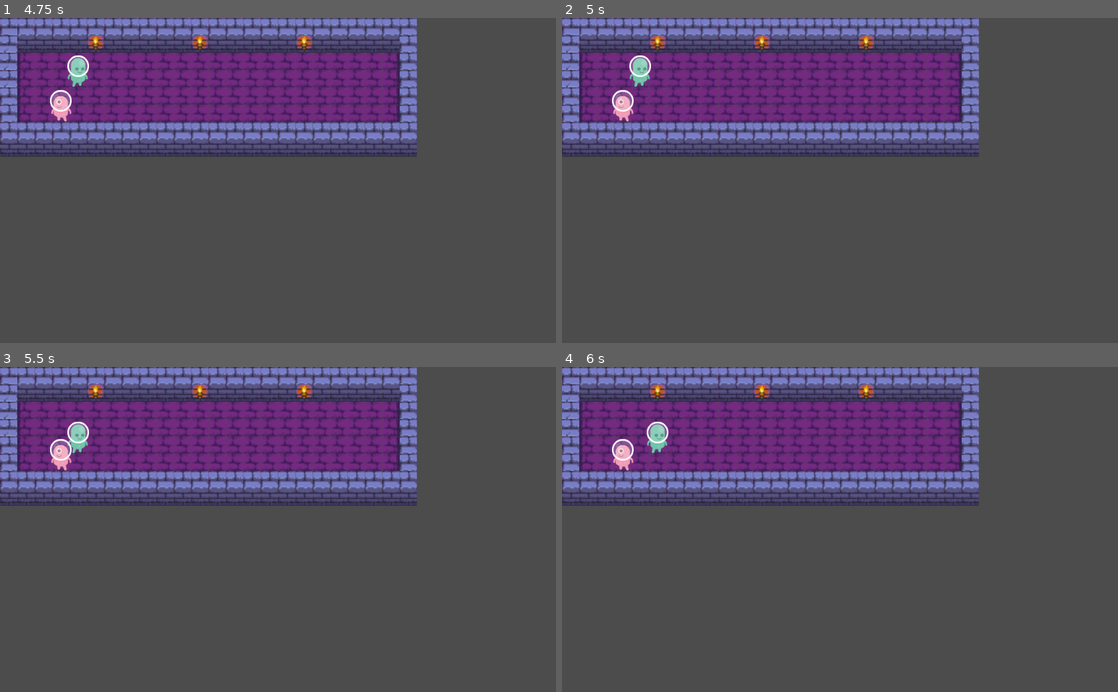
Above: before the commit, frames 1-4 (two rows, left to right).
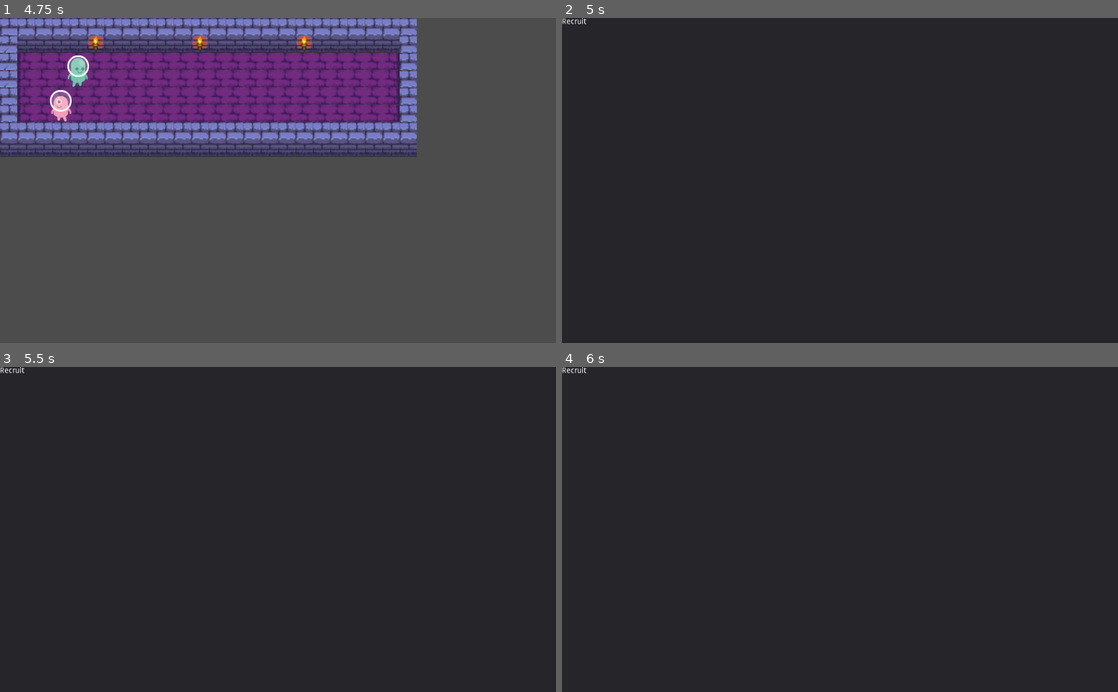
Above: after the commit, the same moments.

Repository: Shoes01/souls-1
Game: Godot game, scene res://Main.tscn
The game is run twice, just before and just after one commit, with the same random seed, the same clock (stepped at 60 frames per second) and the same inputs.
Inputs:
- Up to frame 1 (4.75 s): tap Enter at 0.5, 2, 3.5 s; hold Right (ui_right) 0.53-1.28 s; tap Space at 1.25, 2.75, 4.25 s; hold Down (ui_down) 1.28-2.03 s; hold Right (ui_right) 2.03-2.78 s; hold Up (ui_up) 2.78-3.53 s; hold Left (ui_left) from 3.53 s (still down); tap Escape (ui_cancel) at 4.15 s
- Up to frame 2 (5 s): keep holding Left (ui_left); tap C (custom_character_menu_open, bound only after the commit) at 4.9 s
- Up to frame 3 (5.5 s): release Left (ui_left) at 5.03 s; hold Down (ui_down) from 5.03 s (still down)
- Up to frame 4 (6 s): release Down (ui_down) at 5.78 s; hold Right (ui_right) from 5.78 s (still down)

Frame 1 is identical in both runs. In frame 2, 100% of the frame differs, in the area x 0-100%, y 0-100%; in frame 3, 100%; in frame 4, 100%.

Commit message:
Implement a crude Character Screen
This can be populated with any relevant information.

Diff:
--- /dev/null
+++ b/Main.gd
@@ -0,0 +1,5 @@
+extends Node
+
+
+func _ready() -> void:
+	$Gameboard.connect("open_character_menu", $UI, "_on_open_character_menu")
--- a/Main.tscn
+++ b/Main.tscn
@@ -1,11 +1,21 @@
-[gd_scene load_steps=3 format=2]
+[gd_scene load_steps=6 format=2]
 
+[ext_resource path="res://Main.gd" type="Script" id=1]
 [ext_resource path="res://Map.tscn" type="PackedScene" id=2]
 [ext_resource path="res://board/Gameboard.gd" type="Script" id=3]
+[ext_resource path="res://ui/UI.gd" type="Script" id=4]
+[ext_resource path="res://ui/CharacterMenu.tscn" type="PackedScene" id=5]
 
 [node name="Main" type="Node"]
+script = ExtResource( 1 )
 
 [node name="Gameboard" type="YSort" parent="."]
 script = ExtResource( 3 )
 
 [node name="Map" parent="Gameboard" instance=ExtResource( 2 )]
+
+[node name="UI" type="Node" parent="."]
+script = ExtResource( 4 )
+
+[node name="CharacterMenu" parent="UI" instance=ExtResource( 5 )]
+visible = false
--- a/actor/Actor.gd
+++ b/actor/Actor.gd
@@ -1,5 +1,9 @@
 class_name Actor
 extends Node2D
+
+
+onready var job = $Job
+onready var soul = $Soul
 
 
 func die() -> void:
@@ -12,6 +16,7 @@
 		$Job._make("recruit")
 		$Soul.set_soul([[6, 3, 10], [6, 3, 10]])
 		$Sprite.set_flip_h(true)
+		add_to_group("npcs")
 	if value == "pc":
 		$Job._make("recruit")
 		$Soul.set_soul([[10, 5, 1], [10, 5, 1]])
--- a/board/Gameboard.gd
+++ b/board/Gameboard.gd
@@ -1,6 +1,8 @@
 class_name GameBoard
 extends Node
 
+
+signal open_character_menu(actor)
 
 export var combat_engine: Resource = preload("res://CombatEngine.tres")
 export var grid: Resource = preload("res://board/Grid.tres")
@@ -20,19 +22,27 @@
 	add_child(npc)
 	npc.make("npc")
 	npc.position = grid.calculate_map_position(Vector2(3, 5))
-	npc.add_to_group("npcs")
-
 
 
 func _unhandled_input(event: InputEvent) -> void:
+	# This can probably be streamlined, but eh.
 	if event.is_action_pressed("ui_right"):
 		_move_player_character(Vector2.RIGHT)
+		get_tree().set_input_as_handled()
 	elif event.is_action_pressed("ui_up"):
 		_move_player_character(Vector2.UP)
+		get_tree().set_input_as_handled()
 	elif event.is_action_pressed("ui_left"):
 		_move_player_character(Vector2.LEFT)
+		get_tree().set_input_as_handled()
 	elif event.is_action_pressed("ui_down"):
 		_move_player_character(Vector2.DOWN)
+		get_tree().set_input_as_handled()
+
+	if event.is_action_pressed("custom_character_menu_open"):
+		# open the character menu, probably via signal.
+		emit_signal("open_character_menu", player_character)
+		get_tree().set_input_as_handled()
 
 
 func _move_player_character(direction: Vector2) -> void:
--- a/project.godot
+++ b/project.godot
@@ -58,6 +58,14 @@
 
 Global="*res://Global.gd"
 
+[input]
+
+custom_character_menu_open={
+"deadzone": 0.5,
+"events": [ Object(InputEventKey,"resource_local_to_scene":false,"resource_name":"","device":0,"alt":false,"shift":false,"control":false,"meta":false,"command":false,"pressed":false,"scancode":67,"physical_scancode":0,"unicode":0,"echo":false,"script":null)
+ ]
+}
+
 [physics]
 
 common/enable_pause_aware_picking=true
--- /dev/null
+++ b/ui/CharacterMenu.gd
@@ -0,0 +1,18 @@
+extends Control
+
+
+onready var body = $Panel/RichTextLabel
+
+
+func open_menu(actor: Actor) -> void:
+	var text : String
+
+	text = actor.job.get_name()
+
+	body.set_text(text)
+
+	set_visible(true)
+
+
+func close_menu() -> void:
+	set_visible(false)
--- /dev/null
+++ b/ui/CharacterMenu.tscn
@@ -0,0 +1,16 @@
+[gd_scene load_steps=2 format=2]
+
+[ext_resource path="res://ui/CharacterMenu.gd" type="Script" id=1]
+
+[node name="CharacterMenu" type="Control"]
+anchor_right = 1.0
+anchor_bottom = 1.0
+script = ExtResource( 1 )
+
+[node name="Panel" type="Panel" parent="."]
+anchor_right = 1.0
+anchor_bottom = 1.0
+
+[node name="RichTextLabel" type="RichTextLabel" parent="Panel"]
+anchor_right = 1.0
+anchor_bottom = 1.0
--- /dev/null
+++ b/ui/UI.gd
@@ -0,0 +1,15 @@
+extends Node
+
+
+func _on_open_character_menu(actor: Actor) -> void:
+	$CharacterMenu.open_menu(actor)
+
+
+func _on_close_character_menu() -> void:
+	$CharacterMenu.close_menu()
+
+
+func _unhandled_input(event: InputEvent) -> void:
+	if event.is_action_pressed("ui_cancel"):
+		$CharacterMenu.close_menu()
+		get_tree().set_input_as_handled()
Not shown, changed: TODO.md
